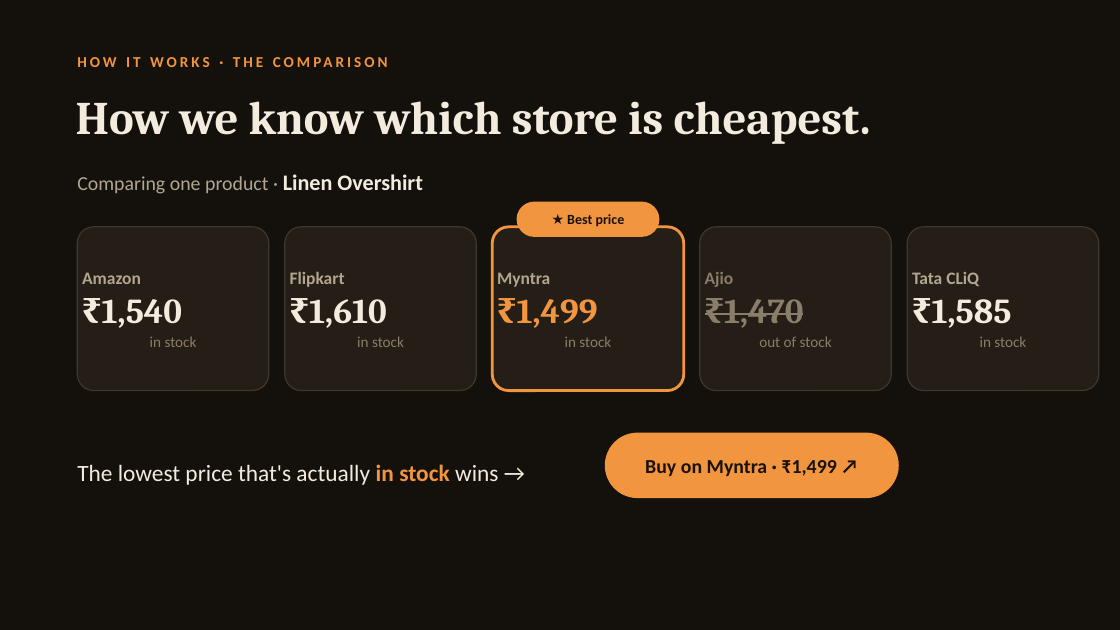
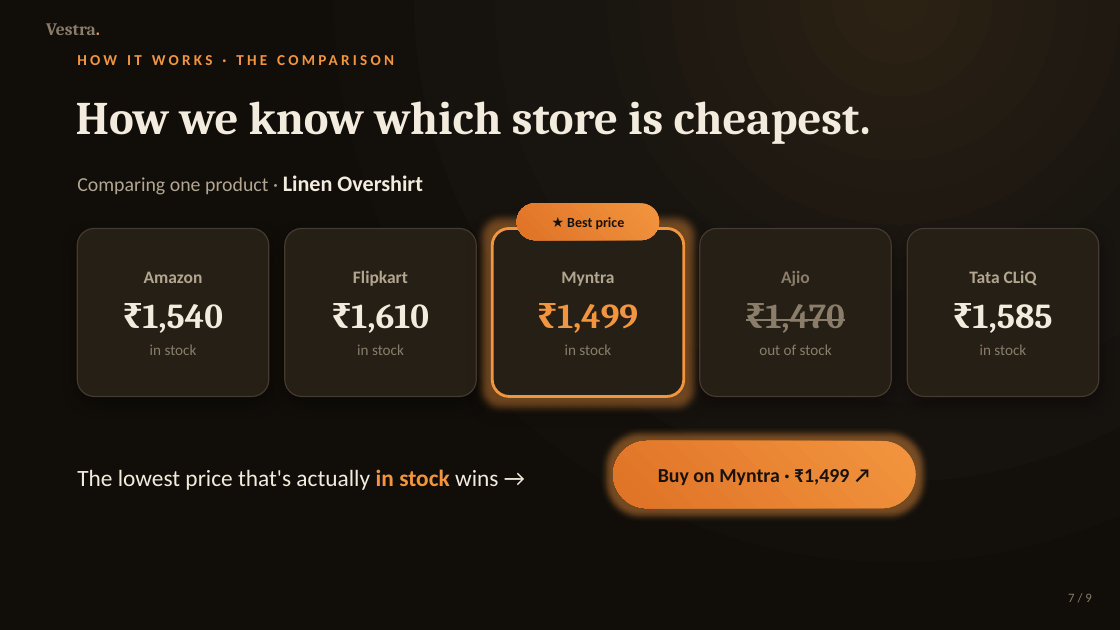
Before and after one commit to rahuljsaliaan/Vestra, a slide deck: slide 7 of presentation/Vestra.pptx. Drawn at 1120x630 pixels with LibreOffice and Linux fonts; fonts in the diff are those of the drawing. Boxes give left, top, right and bottom in pixels: in the first picture for what was removed or moved away, otherwise in the second. Text is boxed around its words. In the diff, an @@ line names an element or a change of style, - is before the commit and + after.

```diff
--- a/presentation/Vestra.pptx
+++ b/presentation/Vestra.pptx
@@ background #14110D to gradient #2C2214 to #181410 to #110E09 @@
@@ text added at (46, 23, 100, 35), 15 pt, text #8A7D69, bold @@
+Vestra.
@@ text "HOW IT WORKS · THE ..." at (76, 103, 170, 486): letter spacing 2.6 to 2.8 pt @@
@@ rounded rectangle "★ Best price" at (517, 203, 660, 240): fill #F2953F to gradient #F2953F to #DF7226 @@
@@ rounded rectangle "Amazon": place and size @@
-rounded rectangle "Amazon" at (77, 227, 269, 391)
+rounded rectangle "Amazon" at (77, 229, 269, 397)
@@ rounded rectangle "Flipkart": place and size @@
-rounded rectangle "Flipkart" at (285, 227, 476, 391)
+rounded rectangle "Flipkart" at (285, 229, 476, 397)
@@ rounded rectangle "Myntra": place and size @@
-rounded rectangle "Myntra" at (492, 227, 684, 391)
+rounded rectangle "Myntra" at (492, 229, 684, 397)
@@ rounded rectangle "Myntra" at (492, 229, 684, 397): fill #241E16 to #261F16; shadow on @@
@@ rounded rectangle "Ajio": place and size @@
-rounded rectangle "Ajio" at (700, 227, 891, 391)
+rounded rectangle "Ajio" at (700, 229, 891, 397)
@@ fill #241E16 to #261F16; outline #40382C 1 pt to #453B2D 1 pt; shadow on in 4 elements at (285, 229, 476, 397), (77, 229, 269, 397), (700, 229, 891, 397), (907, 229, 1099, 397) @@
@@ rounded rectangle "Tata CLiQ": place and size @@
-rounded rectangle "Tata CLiQ" at (907, 227, 1099, 391)
+rounded rectangle "Tata CLiQ" at (907, 229, 1099, 397)
@@ text in rounded rectangle at (143, 271, 223, 355): text changed @@
-Amazon
-₹1,540
-in stock
+Amazon
+₹1,540
+in stock
@@ text in rounded rectangle at (351, 271, 429, 355): text changed @@
-Flipkart
-₹1,610
-in stock
+Flipkart
+₹1,610
+in stock
@@ text in rounded rectangle at (557, 271, 638, 355): text changed @@
-Myntra
-₹1,499
-in stock
+Myntra
+₹1,499
+in stock
@@ text in rounded rectangle at (759, 271, 845, 355): text changed @@
-Ajio
-₹1,470
-out of stock
+Ajio
+₹1,470
+out of stock
@@ text in rounded rectangle at (969, 271, 1053, 355): text changed @@
-Tata CLiQ
-₹1,585
-in stock
+Tata CLiQ
+₹1,585
+in stock
@@ text "The lowest price that's actually ..." at (118, 469, 498, 490): line spacing 1.1 to 1 @@
@@ rounded rectangle "Buy on Myntra · ₹1,499 ..." at (613, 441, 916, 508): fill #F2953F to gradient #F2953F to #DF7226 @@
@@ rounded rectangle "Buy on Myntra · ₹1,499 ...": place and size @@
-rounded rectangle "Buy on Myntra · ₹1,499 ..." at (605, 433, 899, 498)
+rounded rectangle "Buy on Myntra · ₹1,499 ..." at (613, 441, 916, 508)
@@ text added at (1068, 594, 1091, 602), 11 pt, text #8A7D69 @@
+7 / 9
```
Also in this commit, not shown: 8 other slides changed, 1 other file.
